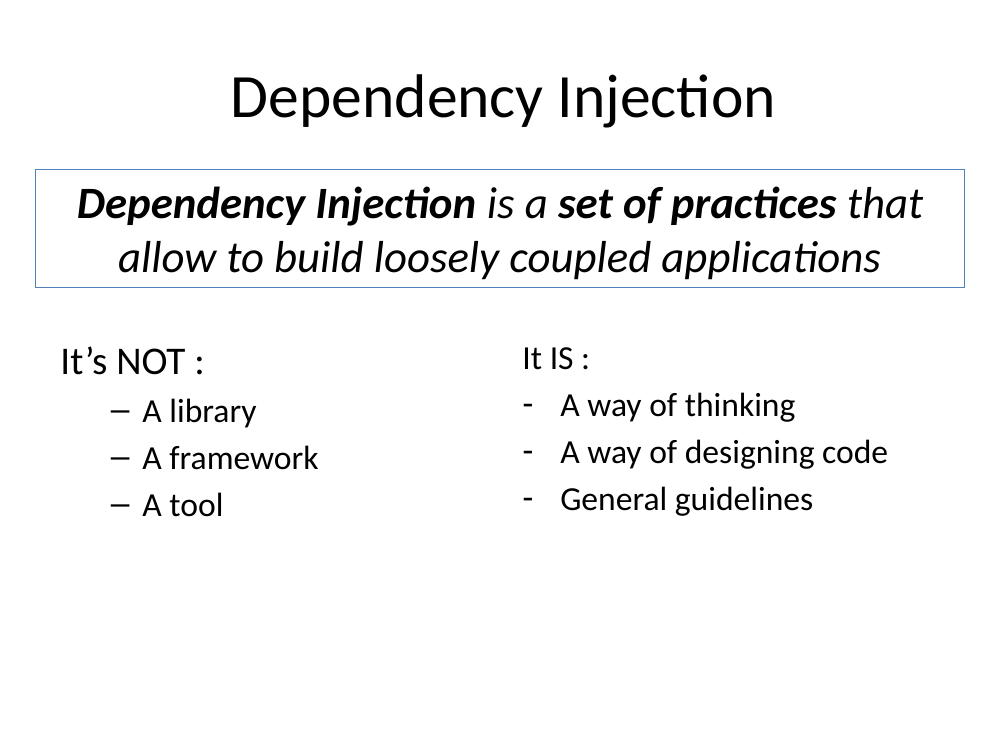
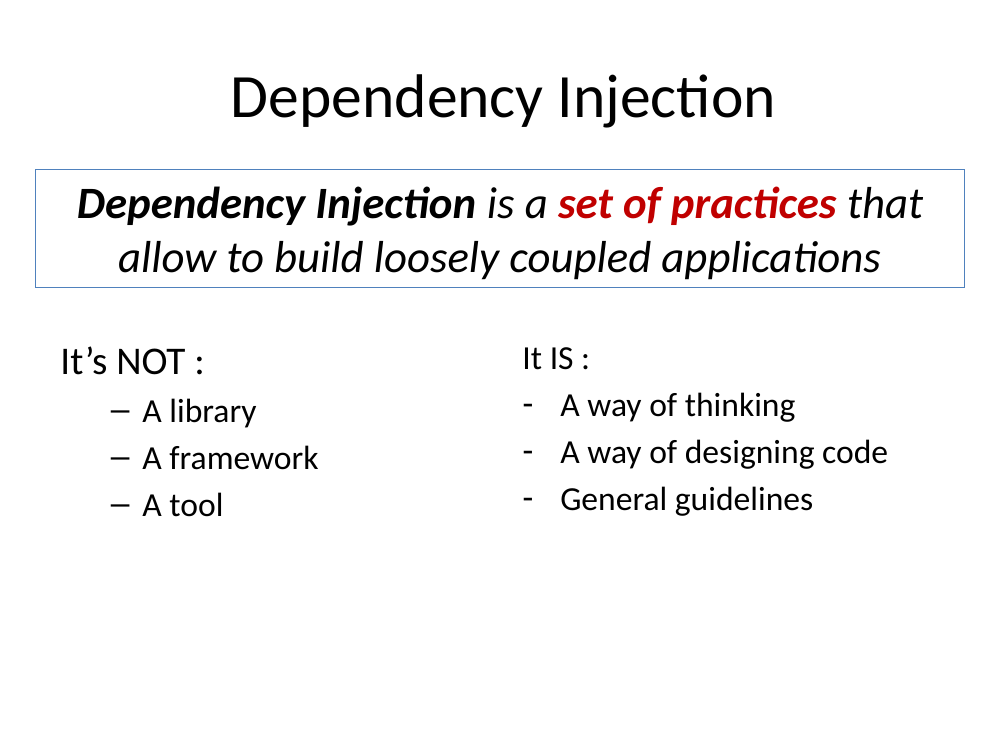
Before and after one commit to tsimbalar/DependencyInjectionTheRightWay, a slide deck: slide 7 of Dependency Injection - the right way.pptx. Drawn at 1008x756 pixels with LibreOffice and Linux fonts; fonts in the diff are those of the drawing. Boxes give left, top, right and bottom in pixels: in the first picture for what was removed or moved away, otherwise in the second. Text is boxed around its words. In the diff, an @@ line names an element or a change of style, - is before the commit and + after.

```diff
--- a/Dependency Injection - the right way.pptx
+++ b/Dependency Injection - the right way.pptx
@@ rectangle "Dependency Injection is a set ..." at [35, 169, 964, 288]: text colour #000000 to #C00000 in "set of practices" @@
```
Also in this commit, not shown: 14 other slides changed, 1 slide removed.
